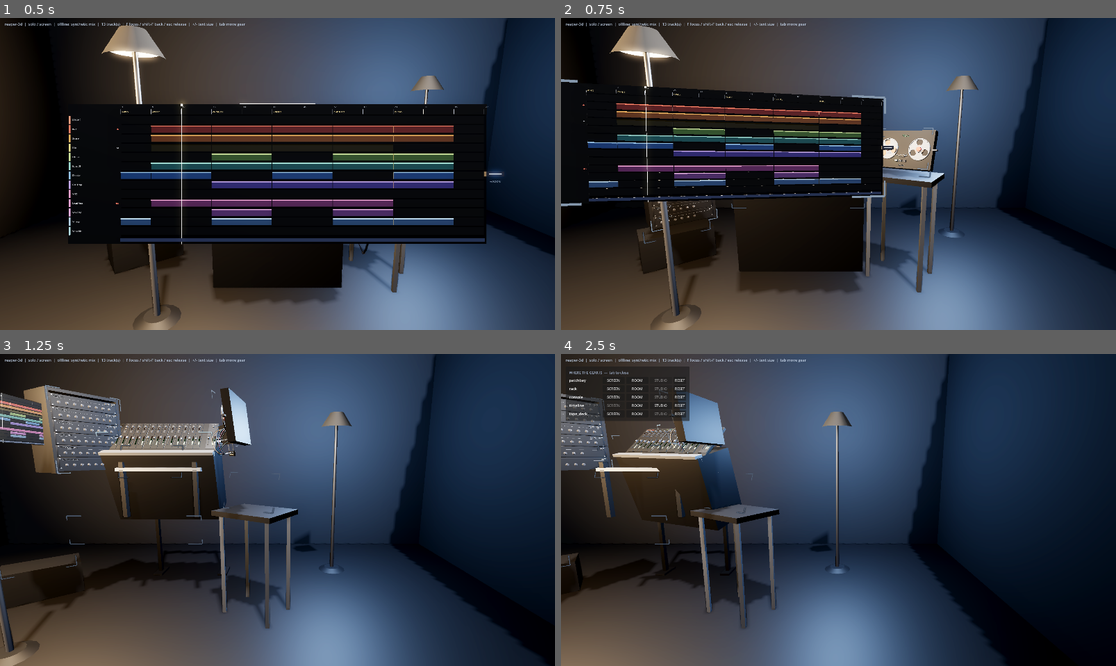
Above: before the commit, frames 1-4 (two rows, left to right).
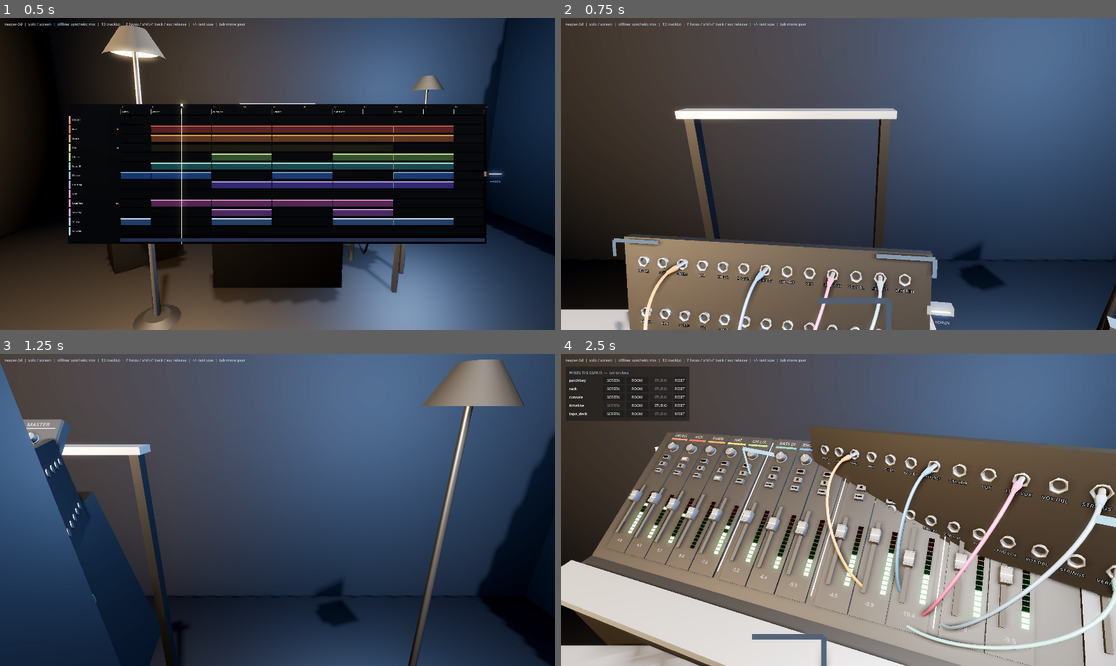
Above: after the commit, the same moments.

Repository: jacob-sabella/gd-dawlings
Game: Godot game, scene res://scenes/bootstrap.tscn
The game is run twice, just before and just after one commit, with the same random seed, the same clock (stepped at 60 frames per second) and the same inputs.
Inputs (mouse positions are in pixels of both pictures, inside the frame that each line leads up to):
- Up to frame 1 (0.5 s): no input
- Up to frame 2 (0.75 s): tap Enter at 0.5 s; move the mouse to (960, 158) at 0.52 s; hold D from 0.53 s (still down); tap F at 0.6 s; click (960, 158) at 0.67 s
- Up to frame 3 (1.25 s): keep holding D
- Up to frame 4 (2.5 s): release D at 1.25 s; drag from (727, 525) to (810, 572) at 1.27 s; tap Space at 2 s; move the mouse to (894, 441) at 2.02 s; hold D from 2.03 s (still down); tap Tab at 2.1 s; tap F at 2.3 s

Frame 1 is identical in both runs. In frame 2, 73% of the frame differs, in the area x 0-100%, y 0-100%; in frame 3, 68%; in frame 4, 86%.

Commit message:
Summoning a desk to the mix position and then watching it from across the room
Focusing moves the gear to the body. On a monitor that is only half the gesture:
the body is now a fixed spot, so without this you summoned a console to a place
in the room and went on orbiting somewhere behind and above it, where a wrapped
desk reads as four tiers of scaffolding rather than as a desk. An arc is right
from exactly one place. F now puts you there.

Three attempts, each of which rendered as something plausible:

Setting the four orbit fields does nothing, because they are only read when
something applies them. The camera stayed put and the render came back
identical twice -- which looked like a placement bug rather than a call that
never reached the camera. It goes through frame() now.

The pitch sign is inverted against the orbit's own convention: Basis(RIGHT,
pitch) sends +pitch down, so the first corrected version put the camera as far
above the desk as it should have been below it.

And aiming at the focused surface's bounds reads them a frame too early --
focus moves a surface immediately but the rebuild that gives it its shape
happens on the next _process, so the camera was aimed with the PREVIOUS
layout's box and ended up on the floor looking at a lamp. It aims at where
focused gear goes by construction, which is a property of the body and already
final when the key is pressed.

Diff:
--- a/scenes/bootstrap.gd
+++ b/scenes/bootstrap.gd
@@ -240,6 +240,9 @@
 			studio.ergonomics.motion_scale = 0.0
 			studio.focus.focus(surface.surface_id)
 			studio.ergonomics.motion_scale = motion
+			# Same as pressing F: summoning gear to the mix position and leaving the camera
+			# across the room shows you the back of it. See studio._sit_down.
+			studio._sit_down()
 			return
 	push_warning("bootstrap: --focus %s is not one of %s" % [wanted,
 			studio.focus.surfaces.map(func(s): return String(s.surface_id))])
--- a/scenes/studio.gd
+++ b/scenes/studio.gd
@@ -620,8 +620,10 @@
 			# where you would find it by accident.
 			KEY_F:
 				focus.cycle(-1 if event.shift_pressed else 1)
+				_sit_down()
 			KEY_ESCAPE:
 				focus.release()
+				_sit_down()
 			# Comfort and eyesight, live, because the only way anyone finds the right value is
 			# by changing it while looking at the thing.
 			KEY_EQUAL, KEY_KP_ADD:
@@ -687,6 +689,39 @@
 		focus.focus(focus.focused_id)
 
 
+## Put the screen camera where the mixer is standing, looking at whatever they just summoned.
+##
+## Focusing moves the gear to the body. On a monitor that is only half the gesture: the body is
+## a fixed mix position, so without this you summon a console to a spot in the room and then go
+## on watching it from wherever you happened to be orbiting -- usually behind and above it,
+## where a wrapped desk reads as four tiers of scaffolding rather than as a desk. The whole
+## point of an arc is that it is right from ONE place.
+##
+## A no-op in AR and VR, where the camera is a head and moving it is not ours to do.
+func _sit_down() -> void:
+	if camera == null or body == null or medium != Presentation.Medium.SCREEN:
+		return
+	# Aimed at where focused gear GOES, not at where the focused surface currently is. Asking
+	# the surface was the first version, and it reads its bounds a frame too early -- focus
+	# moves the surface immediately but the rebuild that gives it its shape happens on the next
+	# _process, so the camera was aimed using the previous layout's box and ended up on the
+	# floor looking at a lamp. This point is a property of the body, which is already final.
+	var eye := body.global_position
+	var drop := deg_to_rad(ergonomics.gaze_down)
+	var ahead := Vector3(0, -sin(drop), -cos(drop)) * ergonomics.working_distance()
+	var at: Vector3 = eye + body.global_transform.basis * ahead
+	var back := eye - at
+	# Through frame() rather than by assigning the four orbit fields, which is what the version
+	# before that did: those values are only read when something applies them, so setting them
+	# and stopping leaves the camera exactly where it was. The render came back identical twice
+	# and both times read as a placement bug rather than a call that never reached the camera.
+	#
+	# Negative pitch, because the offset is built with Basis(RIGHT, pitch), which sends +pitch
+	# DOWN -- the eye is above the desk, so it wants the sign that lifts it.
+	frame(at, back.length(), atan2(back.x, back.z),
+			-atan2(back.y, Vector2(back.x, back.z).length()))
+
+
 ## No-op in a headset, where the camera is a head. Kept callable either way so the screenshot
 ## harness does not have to know which medium it is pointing at.
 func frame(target: Vector3, distance: float, yaw: float, pitch: float) -> void:
